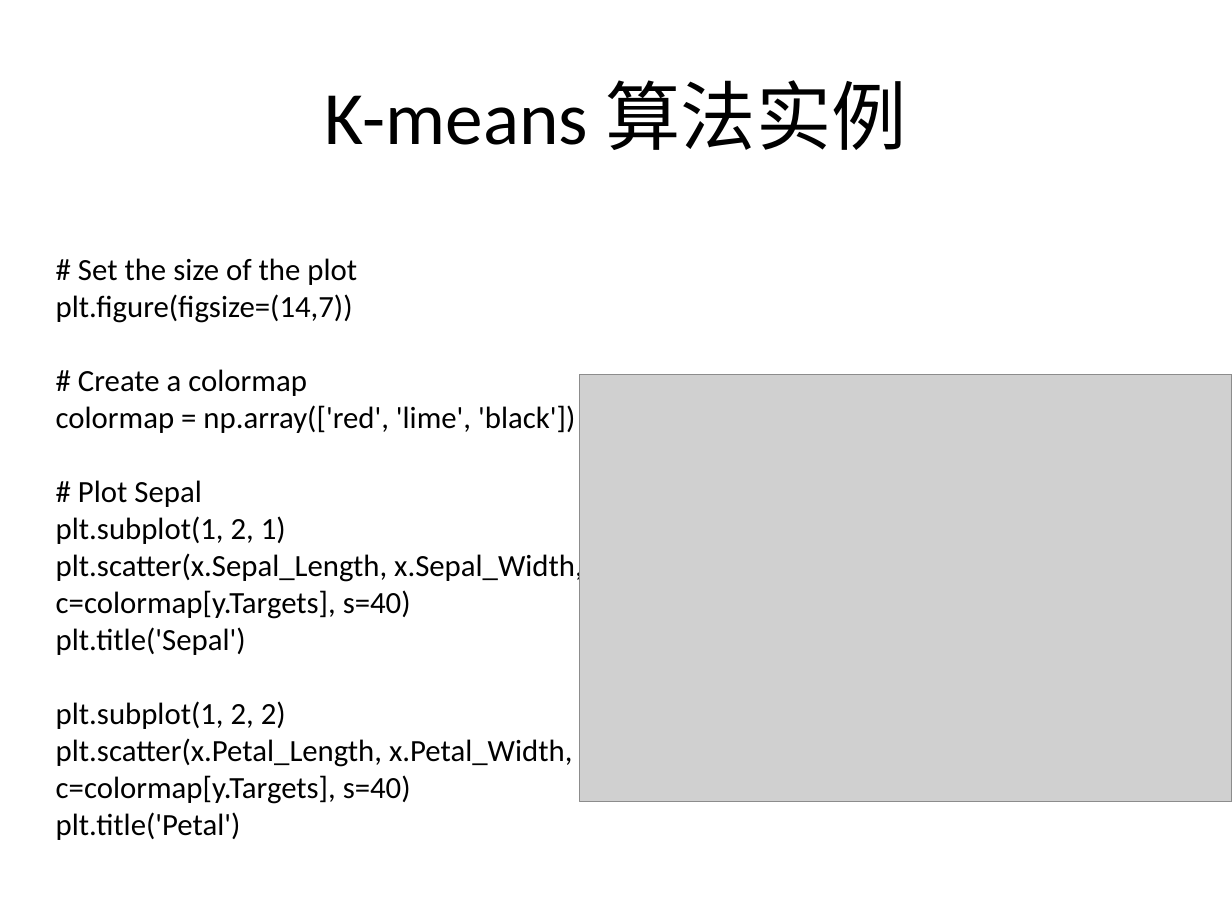
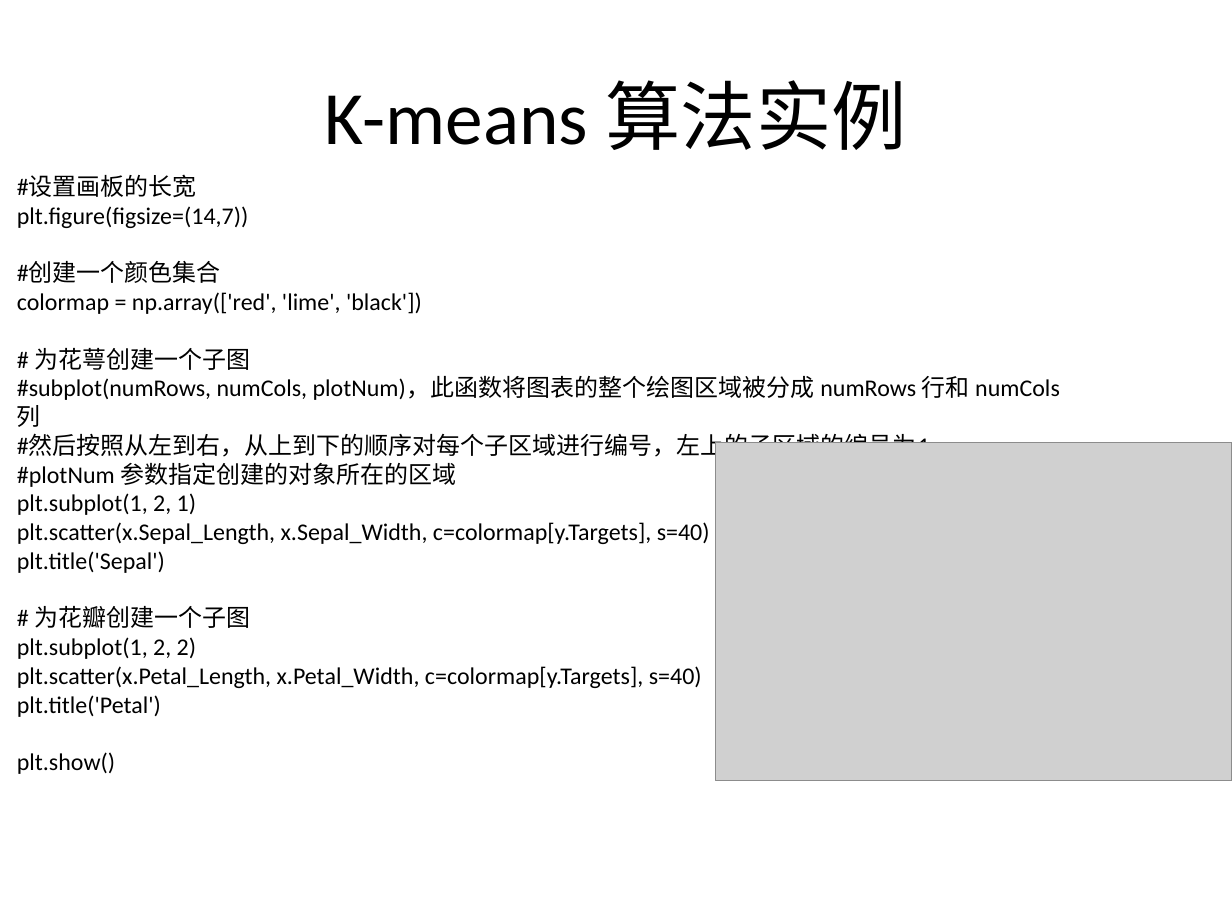
Before and after one commit to BattalionCommander/Python, a slide deck: slide 20 of cls_23聚类算法.ppt (slide 21 before the commit). Drawn at 1232x924 pixels with LibreOffice and Linux fonts; fonts in the diff are those of the drawing; grey boxes stand for pictures; background and template pictures are left out. Boxes give left, top, right and bottom in pixels: in the first picture for what was removed or moved away, otherwise in the second. Text is boxed around its words. In the diff, an @@ line names an element or a change of style, - is before the commit and + after.

```diff
--- a/cls_23聚类算法.ppt
+++ b/cls_23聚类算法.ppt
@@ text "#设置画板的长宽": place and size @@
-text "#设置画板的长宽" at bbox=[56, 258, 583, 840]
+text "#设置画板的长宽" at bbox=[17, 175, 1060, 774]
@@ text at bbox=[17, 175, 197, 198]: text changed; size 18 to 14 pt @@
-# Set the size of the plot
+#设置画板的长宽
@@ text at bbox=[17, 206, 710, 717]: size 18 to 14 pt in "plt.figure(figsize=(14,7))", "colormap = np.array(['red', 'lime', 'black'])", "plt.subplot(1, 2, 1)", "plt.scatter(x.Sepal_Length, x.Sepal_Width, c=colormap[y.Targ ..." and 4 more places @@
@@ text at bbox=[17, 261, 221, 283]: text changed; size 18 to 14 pt @@
-# Create a colormap
+#创建一个颜色集合
@@ text at bbox=[17, 348, 1060, 487]: text changed; size 18 to 14 pt @@
-# Plot Sepal
+# 为花萼创建一个子图
+#subplot(numRows, numCols, plotNum)，此函数将图表的整个绘图区域被分成 numRows 行和 numCols 列
+#然后按照从左到右，从上到下的顺序对每个子区域进行编号，左上的子区域的编号为1
+#plotNum 参数指定创建的对象所在的区域
@@ picture: place and size @@
-picture at bbox=[579, 375, 1232, 801]
+picture at bbox=[716, 442, 1232, 780]
@@ text at bbox=[34, 606, 250, 628]: paragraph added @@
+# 为花瓣创建一个子图
@@ text at bbox=[17, 752, 115, 774]: paragraph added @@
+plt.show()
```
Also in this commit, not shown: 8 other slides changed, 1 slide removed, 2 other files.
